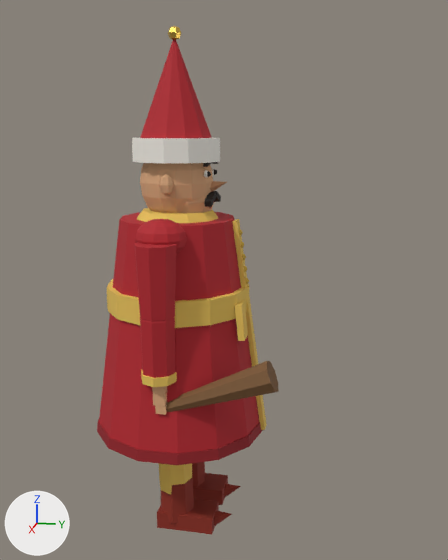
A saved change to the glTF model padisah-alayi/modeller/mehter-2.glb.
The view is the same before and after, from a camera (50 mm lens) standing at (2.7, 0.75, 1.87) and looking at (-0.02, 0.21, 1.19). Every picture has the same lights, and +X, +Y and +Z are marked at lower left. The first picture is the older version. Where no turn or scale is listed for an object, it has been applied to the vertices. Vertices at exactly the same position are counted once.

The first picture shows 'bacakL', 'bacakR', 'bas', 'govde', 'kolR'.
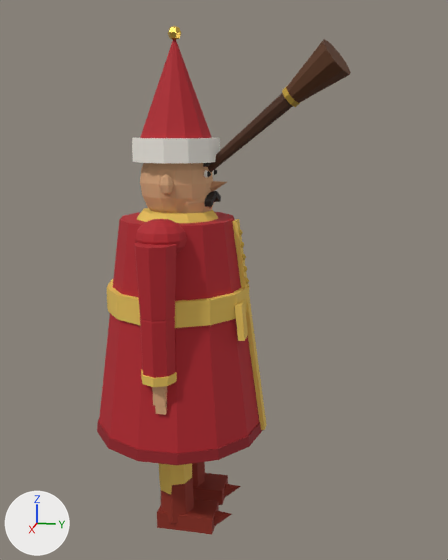
Pixel boxes (x1, y1, x2, y2) of what changed, in the pictures (448 x 560 px):
```json
{"object": "kolR", "change": "reshaped", "before": [134, 242, 279, 415], "after": [134, 39, 351, 415], "on screen": "49% wider, 117% taller"}
{"part": 1, "of": "me_kolr", "change": "added", "after": [286, 39, 351, 103], "on screen": "brown"}
{"part": 2, "of": "me_kolr", "change": "added", "after": [208, 93, 293, 172], "on screen": "brown"}
{"part": 3, "of": "me_kolr", "change": "added", "after": [282, 86, 300, 107]}
{"part": 4, "of": "me_kolr", "change": "deleted", "before": [166, 361, 279, 412], "on screen": "brown"}
```

Scene script edits in JSON lines:
```json
{"block": "me_kolr", "where": "# used by ob_kolr; parent = ob_govde; location = (0.34, 0.0, 1.42)"}
{"op": "remove", "block": "me_kolr", "code": "me_kolr.from_pydata(...)  # 138 vertices, 256 faces; spans x -0.088..0.088, y -0.088..0.508, z -0.734..0.0"}
{"op": "add", "block": "me_kolr", "code": "me_kolr.from_pydata(...)  # 218 vertices, 392 faces; spans x -0.397..0.088, y -0.088..0.738, z -0.725..0.783"}
{"block": "me_kolr", "change": "me_kolr part 1: a new loose piece of 20 vertices spanning x -0.266..-0.096, y 0.486..0.738, z 0.545..0.783, in mat_boya"}
{"block": "me_kolr", "change": "me_kolr part 2: a new loose piece of 16 vertices spanning x -0.381..-0.16, y 0.03..0.639, z 0.183..0.691, in mat_boya"}
{"block": "me_kolr", "change": "me_kolr part 3: a new loose piece of 16 vertices spanning x -0.274..-0.183, y 0.472..0.545, z 0.532..0.617, in mat_maden"}
{"block": "me_kolr", "change": "me_kolr part 4: the loose piece of 16 vertices spanning x -0.07..0.07, y 0.008..0.508, z -0.734..-0.464 is deleted"}
{"block": "me_kolr", "change": "other edits to the shape of me_kolr do not show in these pictures"}
```
